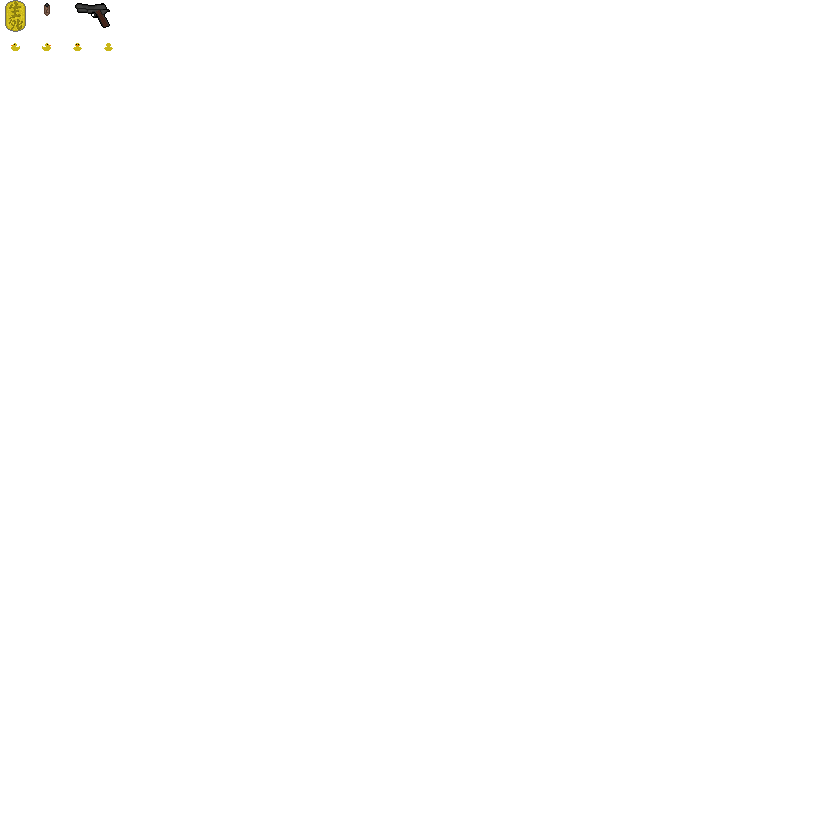
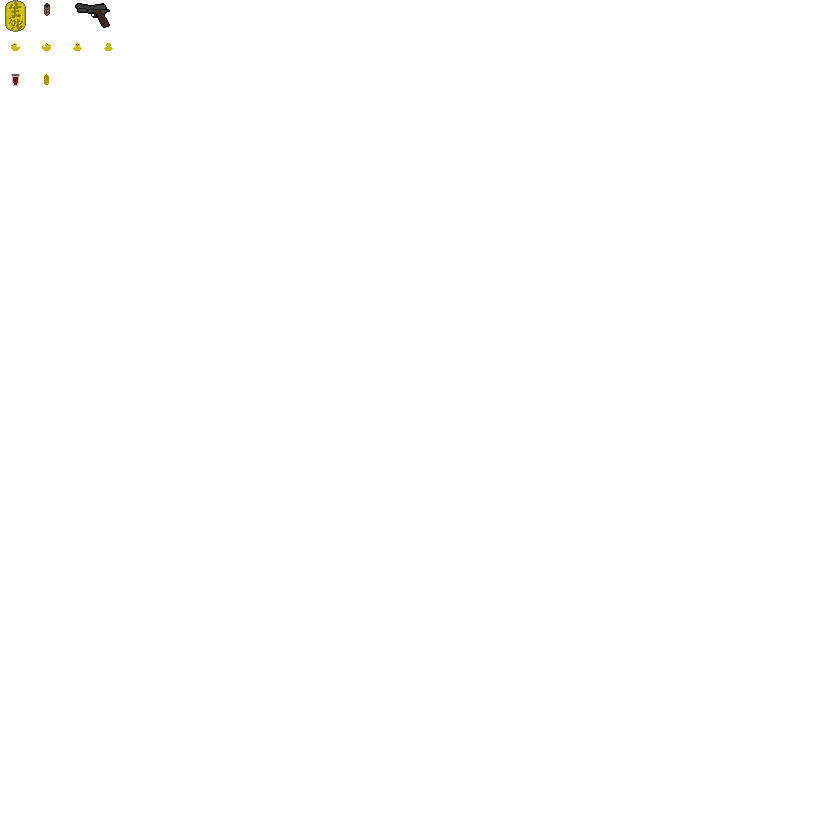
The second (832, 832) image is a revision of the first. Changes to its layers:
painted on "Layer 8" over [11, 74, 49, 86]
